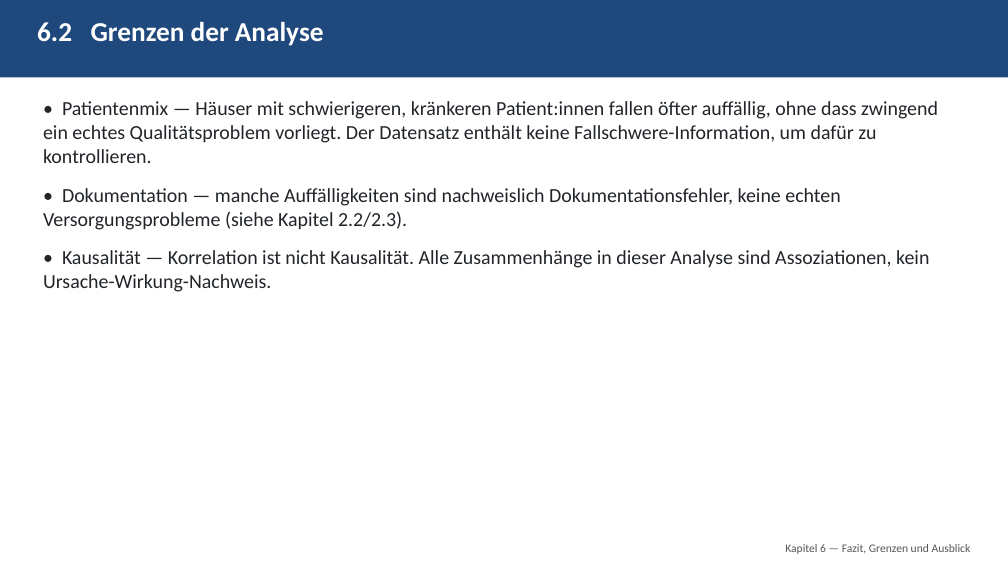
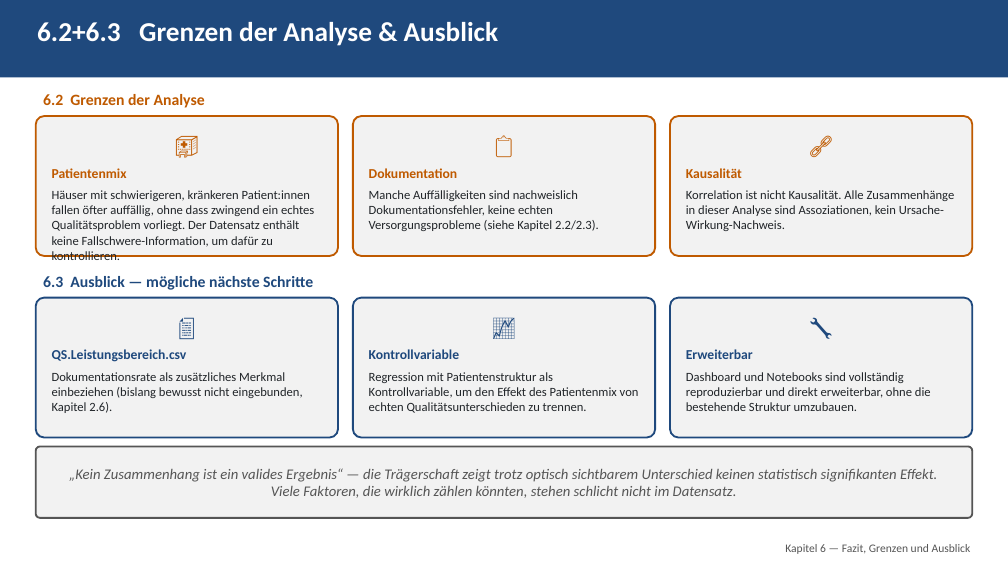
Before and after one commit to eufunk/Qualitaets_Muster_Finder, a slide deck: slide 35 of Doku/PPT/Projektbegleitende_Praesentation.pptx (slide 42 before the commit). Drawn at 1008x567 pixels with LibreOffice and Linux fonts; fonts in the diff are those of the drawing. Boxes give left, top, right and bottom in pixels: in the first picture for what was removed or moved away, otherwise in the second. Text is boxed around its words. In the diff, an @@ line names an element or a change of style, - is before the commit and + after.

```diff
--- a/Doku/PPT/Projektbegleitende_Praesentation.pptx
+++ b/Doku/PPT/Projektbegleitende_Praesentation.pptx
@@ text added at [37, 22, 499, 46], 26 pt, text #FFFFFF, bold @@
+6.2+6.3 Grenzen der Analyse & Ausblick
@@ text "6.2 Grenzen der Analyse": place and size @@
-text "6.2 Grenzen der Analyse" at [37, 22, 324, 46]
+text "6.2 Grenzen der Analyse" at [43, 94, 205, 108]
@@ text "6.2 Grenzen der Analyse" at [43, 94, 205, 108]: size 26 to 15 pt, text colour #FFFFFF to #BF5A00; more space between paragraphs @@
@@ rounded rectangle added at [36, 116, 338, 256], fill #F2F2F2, outline #BF5A00 1.75 pt, 12 pt, text #212529 @@
+🏥
+Patientenmix
+Häuser mit schwierigeren, kränkeren Patient:innen fallen öfter auffällig, ohne dass zwingend ein echtes Qualitätsproblem vorliegt. Der Datensatz enthält keine Fallschwere-Information, um dafür zu kontrollieren.
@@ text removed at [43, 101, 938, 292] @@
-• Patientenmix — Häuser mit schwierigeren, kränkeren Patient:innen fallen öfter auffällig, ohne dass zwingend ein echtes Qualitätsproblem vorliegt. Der Datensatz enthält keine Fallschwere-Information, um dafür zu kontrollieren.
-• Dokumentation — manche Auffälligkeiten sind nachweislich Dokumentationsfehler, keine echten Versorgungsprobleme (siehe Kapitel 2.2/2.3).
-• Kausalität — Korrelation ist nicht Kausalität. Alle Zusammenhänge in dieser Analyse sind Assoziationen, kein Ursache-Wirkung-Nachweis.
@@ rounded rectangle added at [353, 116, 656, 256], fill #F2F2F2, outline #BF5A00 1.75 pt, 12 pt, text #212529 @@
+📋
+Dokumentation
+Manche Auffälligkeiten sind nachweislich Dokumentationsfehler, keine echten Versorgungsprobleme (siehe Kapitel 2.2/2.3).
@@ rounded rectangle added at [670, 116, 972, 256], fill #F2F2F2, outline #BF5A00 1.75 pt, 12 pt, text #212529 @@
+🔗
+Kausalität
+Korrelation ist nicht Kausalität. Alle Zusammenhänge in dieser Analyse sind Assoziationen, kein Ursache-Wirkung-Nachweis.
@@ rounded rectangle added at [36, 298, 338, 438], fill #F2F2F2, outline #1F497D 1.75 pt, 12 pt, text #212529 @@
+📄
+QS.Leistungsbereich.csv
+Dokumentationsrate als zusätzliches Merkmal einbeziehen (bislang bewusst nicht eingebunden, Kapitel 2.6).
@@ text added at [43, 276, 313, 290], 15 pt, text #1F497D, bold @@
+6.3 Ausblick — mögliche nächste Schritte
@@ rounded rectangle added at [353, 298, 656, 438], fill #F2F2F2, outline #1F497D 1.75 pt, 12 pt, text #212529 @@
+📈
+Kontrollvariable
+Regression mit Patientenstruktur als Kontrollvariable, um den Effekt des Patientenmix von echten Qualitätsunterschieden zu trennen.
@@ rounded rectangle added at [670, 298, 972, 438], fill #F2F2F2, outline #1F497D 1.75 pt, 12 pt, text #212529 @@
+🔧
+Erweiterbar
+Dashboard und Notebooks sind vollständig reproduzierbar und direkt erweiterbar, ohne die bestehende Struktur umzubauen.
@@ rounded rectangle added at [36, 447, 972, 518], fill #F2F2F2, outline #555555 1.75 pt, 14 pt, text #555555, italic @@
+„Kein Zusammenhang ist ein valides Ergebnis“ — die Trägerschaft zeigt trotz optisch sichtbarem Unterschied keinen statistisch signifikanten Effekt. Viele Faktoren, die wirklich zählen könnten, stehen schlicht nicht im Datensatz.
```
Also in this commit, not shown: 25 other slides changed, 8 slides removed, 28 other files.
